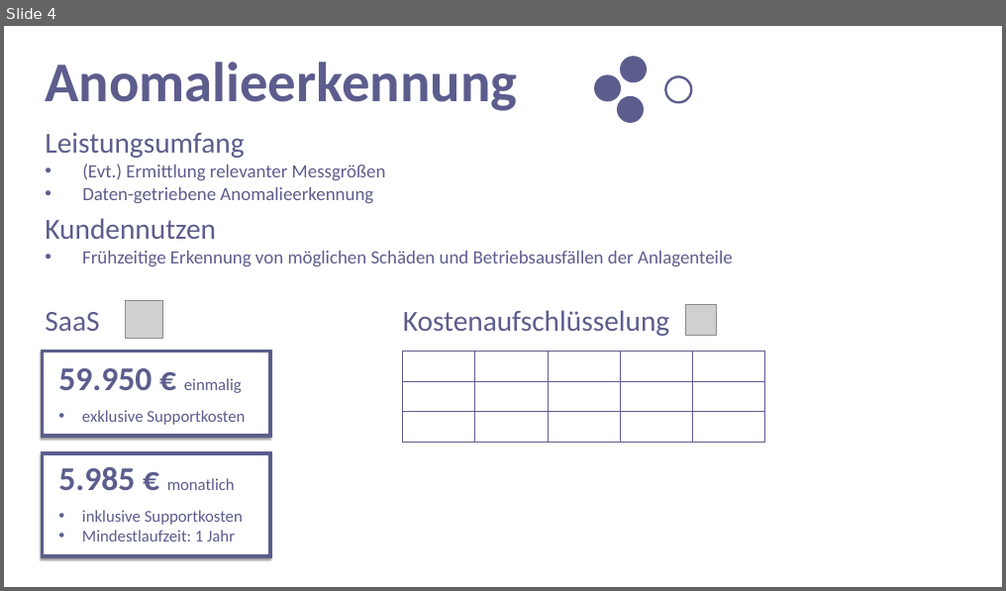
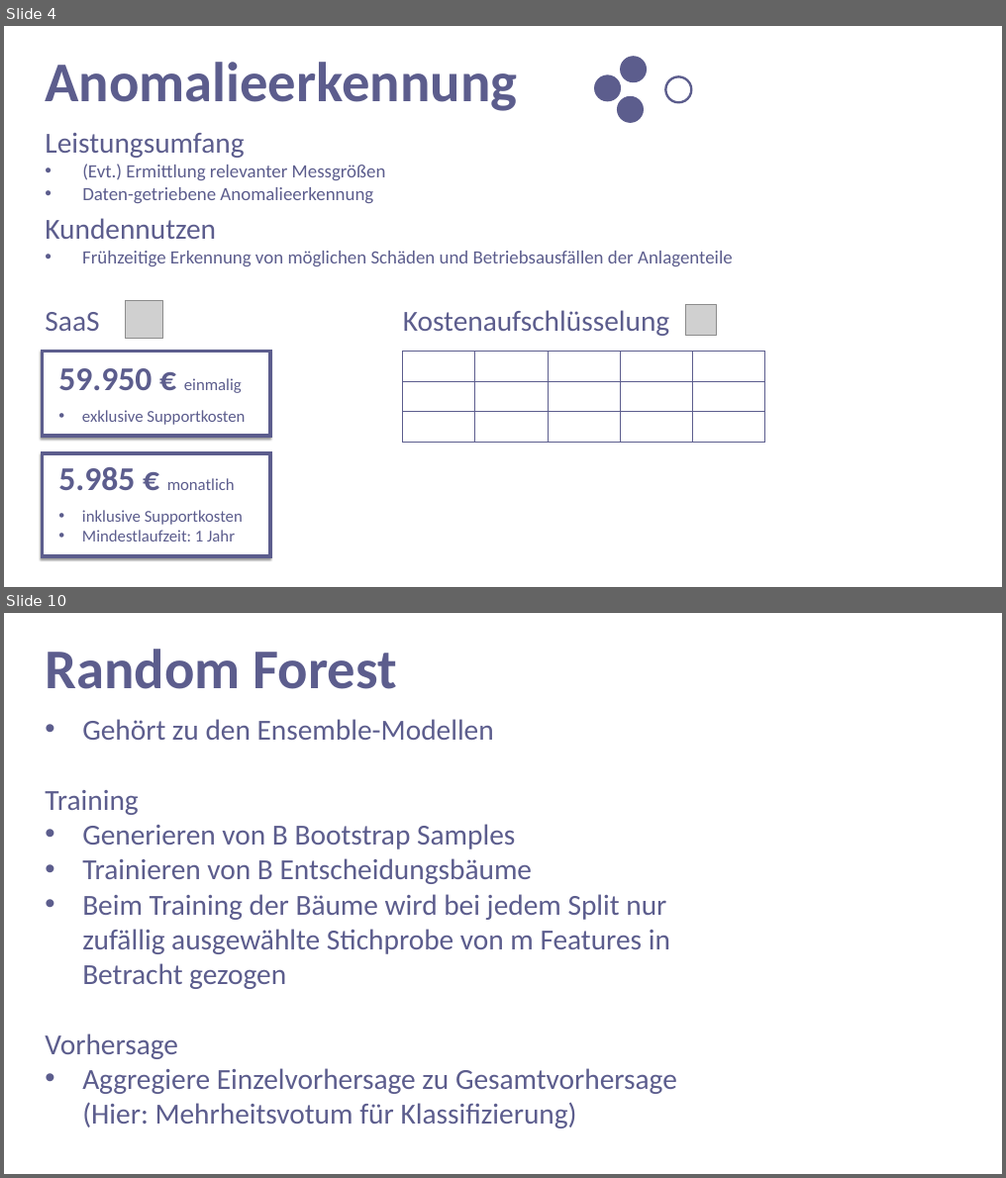
Before and after one commit to kiya1013/APuPDaten, a slide deck: Documents/Produktpraesentation.pptx. Shown one above the other, each under a label of ours: slide 4 before the commit, slides 4 and 10 after it; the slides between them are not shown. The pictures are 1006x591 and 1006x1178 pixels, drawn with LibreOffice and Linux fonts; fonts in the diff are those of the drawing; grey boxes stand for pictures. Boxes give left, top, right and bottom in pixels: in the first picture for what was removed or moved away, otherwise in the second. Text is boxed around its words. In the diff, an @@ line names an element or a change of style, - is before the commit and + after.

```diff
--- a/Documents/Produktpraesentation.pptx
+++ b/Documents/Produktpraesentation.pptx
@@ slide 10 added at (4,613,1002,1174), background #FFFFFF @@
@@ text added at (45,649,396,689), 54 pt, text #5C5D8D, bold @@
+Random Forest
@@ text added at (45,719,677,1129), 28 pt, text #5C5D8D @@
+• Gehört zu den Ensemble-Modellen
+Training
+• Generieren von B Bootstrap Samples
+• Trainieren von B Entscheidungsbäume
+• Beim Training der Bäume wird bei jedem Split nur zufällig ausgewählte Stichprobe von m Features in Betracht gezogen
+Vorhersage
+• Aggregiere Einzelvorhersage zu Gesamtvorhersage (Hier: Mehrheitsvotum für Klassifizierung)
```
Also in this commit, not shown: 6 other slides added.
